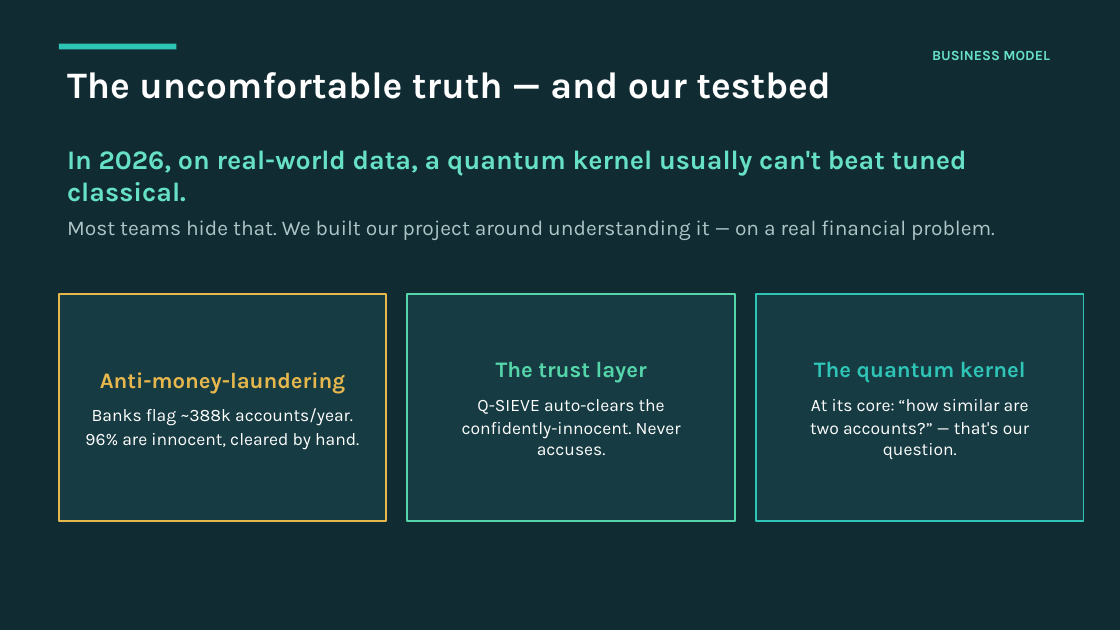
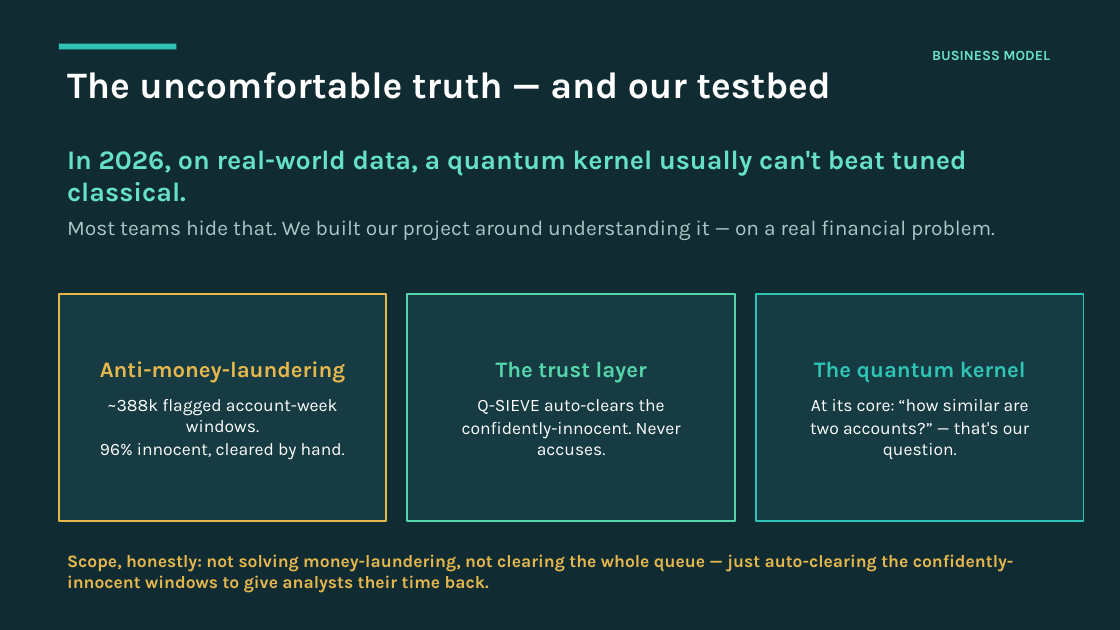
Before and after one commit to ELNAUL99/q-sieve, a slide deck: slide 2 of QSIEVE_pitch.pptx. Drawn at 1120x630 pixels with LibreOffice and Linux fonts; fonts in the diff are those of the drawing. Boxes give left, top, right and bottom in pixels: in the first picture for what was removed or moved away, otherwise in the second. Text is boxed around its words. In the diff, an @@ line names an element or a change of style, - is before the commit and + after.

```diff
--- a/QSIEVE_pitch.pptx
+++ b/QSIEVE_pitch.pptx
@@ text in rectangle at (100, 399, 345, 460): text changed @@
-Banks flag ~388k accounts/year.
-96% are innocent, cleared by hand.
+~388k flagged account-week windows.
+96% innocent, cleared by hand.
@@ text added at (67, 554, 1014, 593), 15 pt, text #E6B74D, bold @@
+Scope, honestly: not solving money-laundering, not clearing the whole queue — just auto-clearing the confidently-innocent windows to give analysts their time back.
```
Also in this commit, not shown: 1 other file.
